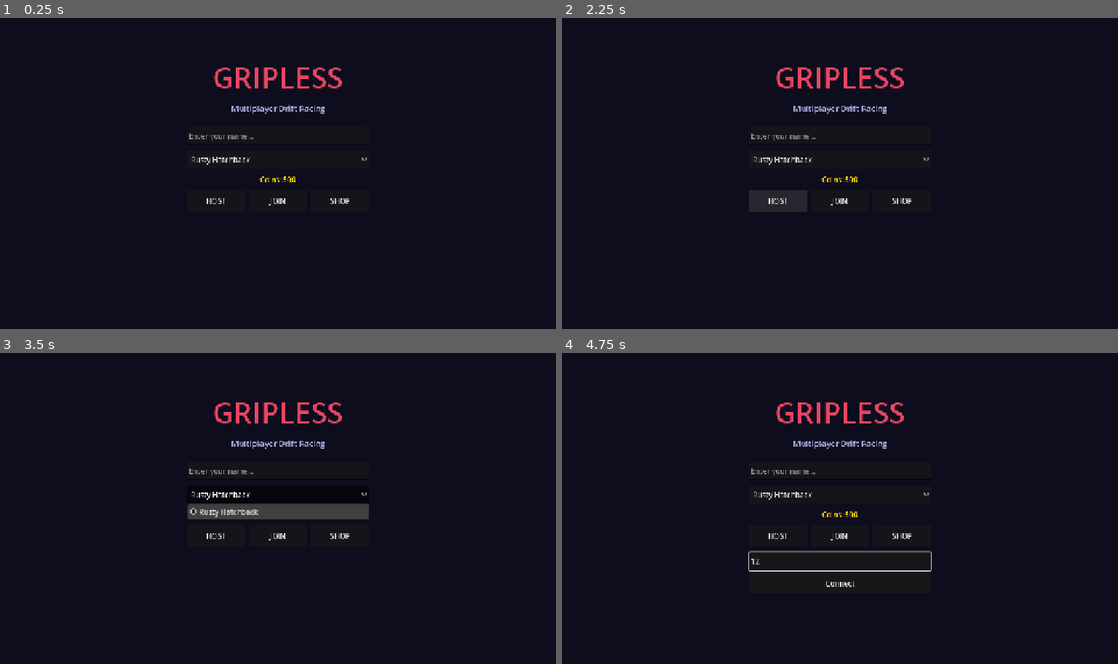
Above: before the commit, frames 1-4 (two rows, left to right).
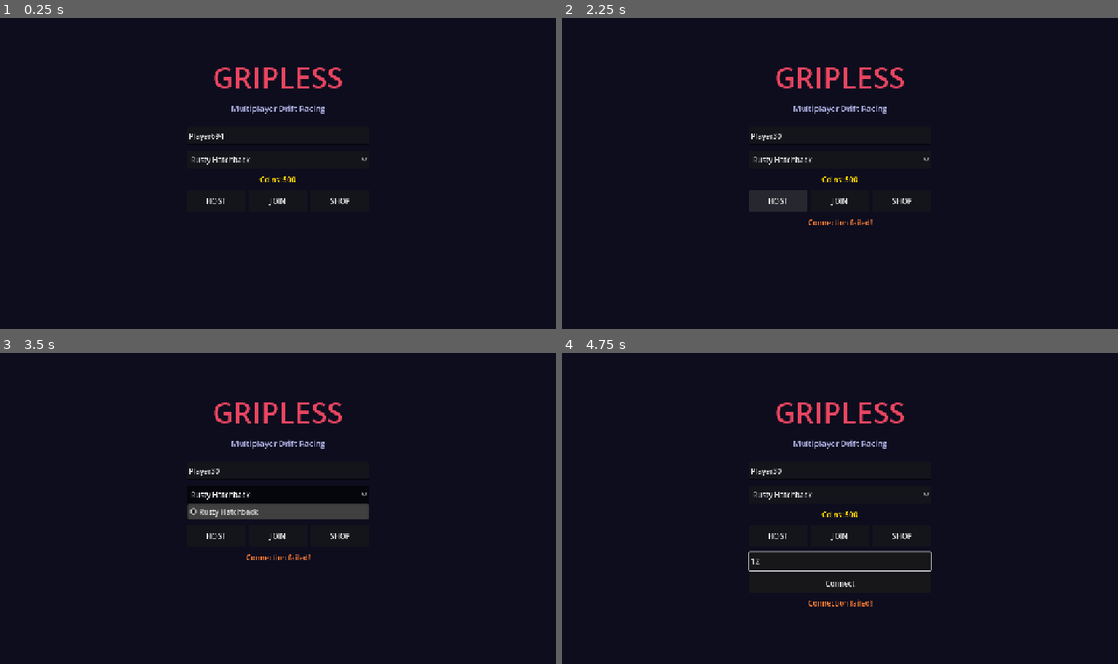
Above: after the commit, the same moments.

Repository: DarkShockGamer/Gripless
Game: Godot game, scene res://scenes/main_menu/MainMenu.tscn
Two runs of this game, one before a commit and one after it. Both use one fixed random seed, a clock stepped at 60 frames per second and the inputs below.
Inputs (mouse positions are in pixels of both pictures, inside the frame that each line leads up to):
- Up to frame 1 (0.25 s): no input
- Up to frame 2 (2.25 s): click "SHOP" at 0.5 s; click "BACK TO MENU" at 1.25 s; click "HOST" at 2 s
- Up to frame 3 (3.5 s): click "Rusty Hatchback" at 2.75 s
- Up to frame 4 (4.75 s): click "JOIN" at 3.5 s; click (840, 561) at 4.27 s; type "12" at 4.35 s

The runs differ from the first frame. In frame 1, 0.1% of the frame differs, in the area x 34-46%, y 37-40%; in frame 2, 0.2%; in frame 3, 0.2%; in frame 4, 0.3%, in the area x 34-56%, y 37-82%.
Error before the commit: Parse Error: Cannot infer the type of "p" variable because the value doesn't have a set type. (res://scripts/NetworkManager.gd:59)

Commit message:
Fix Godot 4.6.2 compatibility: explicit types for Dictionary subscript assignments
Agent-Logs-Url: https://github.com/DarkShockGamer/Gripless/sessions/95e9fe47-e50b-4e52-81ad-67bc0f654dca

Co-authored-by: DarkShockGamer <214373067+DarkShockGamer@users.noreply.github.com>

Diff:
--- a/project.godot
+++ b/project.godot
@@ -11,7 +11,7 @@
 config/description="Multiplayer top-down drift-tandem racing game"
 config/version="1.0.0"
 run/main_scene="res://scenes/main_menu/MainMenu.tscn"
-config/features=PackedStringArray("4.2", "GL Compatibility")
+config/features=PackedStringArray("4.6", "GL Compatibility")
 config/icon="res://icon.svg"
 
 [autoload]
--- a/scenes/game/Game.gd
+++ b/scenes/game/Game.gd
@@ -111,7 +111,7 @@
 func _check_tandem() -> void:
 	var drifters := []
 	for pid in _cars:
-		var c := _cars[pid]
+		var c = _cars[pid]
 		if c.is_drifting:
 			drifters.append(c)
 	if drifters.size() < 2:
--- a/scenes/lobby/Lobby.gd
+++ b/scenes/lobby/Lobby.gd
@@ -34,7 +34,7 @@
 	for child in player_list.get_children():
 		child.queue_free()
 	for pid in GameState.players:
-		var p := GameState.players[pid]
+		var p: Dictionary = GameState.players[pid]
 		var row := HBoxContainer.new()
 		var name_lbl := Label.new()
 		name_lbl.text = p["name"] + (" (You)" if pid == GameState.local_peer_id else "")
--- a/scripts/NetworkManager.gd
+++ b/scripts/NetworkManager.gd
@@ -56,7 +56,7 @@
 	if multiplayer.is_server():
 		# Send current player list to newly connected peer
 		for pid in GameState.players:
-			var p := GameState.players[pid]
+			var p: Dictionary = GameState.players[pid]
 			register_player.rpc_id(peer_id, pid, p["name"], p["car_id"])
 
 func _on_peer_disconnected(peer_id: int) -> void:
Not shown, changed: README.md
